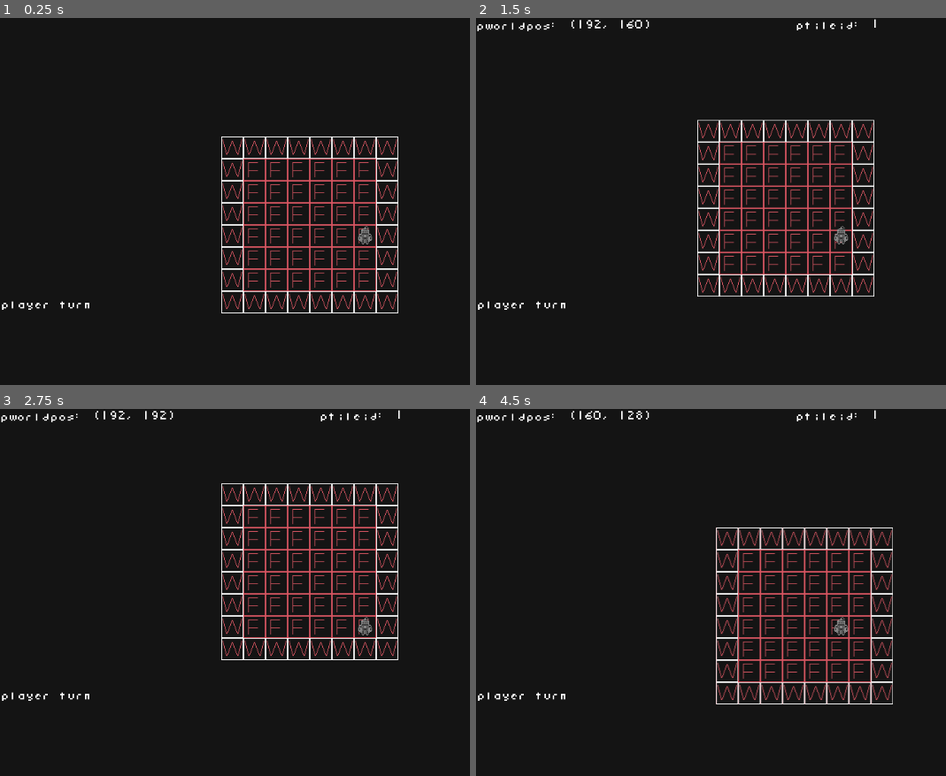
Above: before the commit, frames 1-4 (two rows, left to right).
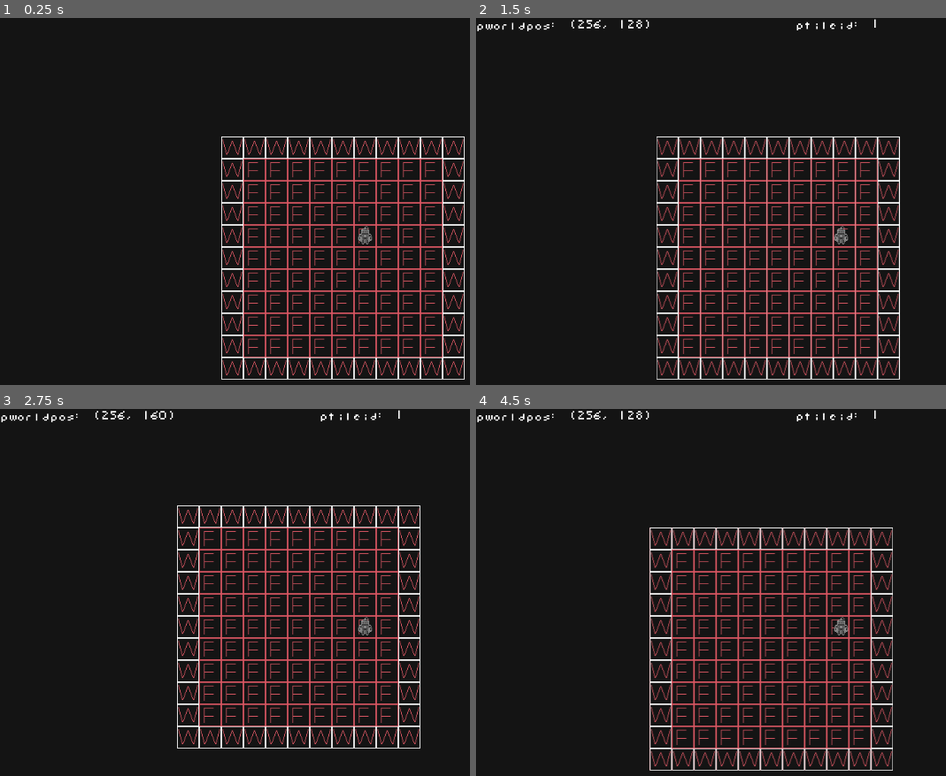
Above: after the commit, the same moments.

Repository: ameigen/Untitled-Roguelike
Game: Godot game, scene res://Game.tscn
Same seed, same stepped clock (60 frames per second), same inputs: the game is played once before the commit and once after it.
Inputs:
- Up to frame 1 (0.25 s): no input
- Up to frame 2 (1.5 s): tap Enter at 0.5 s; hold Right (ui_right) 0.53-1.28 s; tap Space at 1.25 s; hold Down (ui_down) from 1.28 s (still down)
- Up to frame 3 (2.75 s): tap Enter at 2 s; release Down (ui_down) at 2.03 s; hold Right (ui_right) from 2.03 s (still down)
- Up to frame 4 (4.5 s): tap Space at 2.75, 4.25 s; release Right (ui_right) at 2.78 s; hold Up (ui_up) 2.78-3.53 s; tap Enter at 3.5 s; hold Left (ui_left) from 3.53 s (still down)

The runs differ from the first frame. In frame 1, 5.9% of the frame differs, in the area x 0-99%, y 32-99%; in frame 2, 14%, in the area x 0-91%, y 0-99%; in frame 3, 8.5%; in frame 4, 7.1%.

Commit message:
Lerping function added and working.

Diff:
--- a/CanvasLayer.gd
+++ b/CanvasLayer.gd
@@ -1,21 +1,9 @@
 extends CanvasLayer
-
-
-# Declare member variables here. Examples:
-# var a = 2
-# var b = "text"
-
 
 # Called when the node enters the scene tree for the first time.
 func _ready():
 	pass # Replace with function body.
 
-
-# Called every frame. 'delta' is the elapsed time since the previous frame.
-#func _process(delta):
-#	pass
-
-
 func _on_Game_updateDebug(worldPos, tilePos):
 	$PlayerXY.text = "pworldpos: " + str(worldPos)
 	$PlayerTile.text = "ptileid: " + str(tilePos)
--- a/Game.gd
+++ b/Game.gd
@@ -4,12 +4,11 @@
 var playerTurn = true;
 onready var Lerp = $Lerp
 
-#temp for random room size
 
 func _ready():
-	$TileMap._level_generation(7,7)
+	$TileMap._level_generation(10,10)
 
-#Takes in a position(Vec2) and checks if it is a valid tile to move to
+#	Takes in a position(Vec2) and checks if it is a valid tile to move to
 func _tile_Check(position):
 	var check = ($TileMap.get_cellv($TileMap.world_to_map(position)) == 0 or $TileMap.get_cellv($TileMap.world_to_map(position)) == 1)
 	emit_signal("updateDebug",position,$TileMap.get_cellv($TileMap.world_to_map(position)))
@@ -40,13 +39,12 @@
 				playerTurn = false
 				Lerp.lerpToSpot(tempPos, $Player)
 
-#Calculates tile in direction passed, 32units from player
+#	Calculates tile in direction passed, 32units from player
 func _on_Player_playerMove(direction,position):
 	playerMovementHandler(direction, position)
 
-#Itterate through enemies in tree. Once reaching end set playerTurn true
+#	Itterate through enemies in tree. Once reaching end set playerTurn true
 #	Check enemy 'seen' value. If visible lerp animation. Otherwise move
 #   directly to target location if valid movement.
 func _on_Lerp_lerpFinished():
 	playerTurn = true
-	print("MY TURN")
--- a/Game.tscn
+++ b/Game.tscn
@@ -75,6 +75,7 @@
 
 [node name="Lerp" type="Node" parent="."]
 script = ExtResource( 8 )
+lerpDelay = 300
 
 [node name="CanvasLayer" type="CanvasLayer" parent="."]
 script = ExtResource( 6 )
@@ -95,17 +96,6 @@
 margin_right = 703.73
 margin_bottom = 19.6634
 custom_fonts/font = ExtResource( 5 )
-__meta__ = {
-"_edit_use_anchors_": false
-}
-
-[node name="TurnCheck" type="Label" parent="CanvasLayer"]
-margin_left = 3.32413
-margin_top = 408.862
-margin_right = 135.324
-margin_bottom = 424.862
-custom_fonts/font = ExtResource( 5 )
-text = "player turn"
 __meta__ = {
 "_edit_use_anchors_": false
 }
--- a/Lerp.gd
+++ b/Lerp.gd
@@ -1,26 +1,41 @@
 extends Node
 
+onready var startTime
+#sets delay before lerp function jumps object to location (milliseconds)
+export var lerpDelay = 100
 var endLocation
 var target
 var t = 0
+
 signal lerpFinished
 
+#	Disable processing on scene enter.
 func _ready():
 	set_process(false)
 
 func startLerp():
+	startTime = OS.get_ticks_msec()
 	set_process(true)
 
+#	Called by external, takes an end Vec2 and target node
+#	will set start processing and set local variables
 func lerpToSpot(moveVec, object):
 	endLocation = moveVec
 	target = object
 	startLerp()
 
+#Handles lerp to target space. If lerpDelay is passed before
+#object position = target position we set the positions equal.
 func _process(delta):
 	if(target.position == endLocation):
 		t = 0
+		print("lerpingfinished")
 		emit_signal("lerpFinished")
 		set_process(false)
 	else:
-		t += delta *1
-		target.position = target.position.linear_interpolate(endLocation,t)
+		if(OS.get_ticks_msec() - startTime > lerpDelay):
+			target.position = endLocation
+			t = 0
+		else:
+			t += delta *1
+			target.position = target.position.linear_interpolate(endLocation,t)
--- a/Player.gd
+++ b/Player.gd
@@ -1,21 +1,23 @@
 extends Area2D
-signal playerUpdate
 signal playerMove
 
-#enum for cardinal directions
+#	enum for cardinal directions
 enum DIRECTIONS {LEFT, RIGHT, UP, DOWN}
-# Called when the node enters the scene tree for the first time.
+
 func _ready():
 	set_process_input(true)
-	emit_signal("updatePlayer")
 
-#If input event, send direction and position as signal
+#	If input event, send direction and position as signal
 func _input(event):
 	if Input.is_action_pressed("ui_left"):
+		print(event)
 		emit_signal("playerMove",DIRECTIONS.LEFT,self.position)
 	if Input.is_action_pressed("ui_right"):
+		print(event)
 		emit_signal("playerMove",DIRECTIONS.RIGHT,self.position)
 	if Input.is_action_pressed("ui_up"):
+		print(event)
 		emit_signal("playerMove",DIRECTIONS.UP,self.position)
 	if Input.is_action_pressed("ui_down"):
+		print(event)
 		emit_signal("playerMove",DIRECTIONS.DOWN,self.position)
--- a/TileMap.gd
+++ b/TileMap.gd
@@ -1,26 +1,17 @@
 extends TileMap
 
+#sets back bounds for level *UNUSED CURRENTLY*
 var levelWidth = 100
 var levelHeight = 100
-# Declare member variables here. Examples:
-# var a = 2
-# var b = "text"
 
+func _ready():
+	pass
 
-# Called when the node enters the scene tree for the first time.
-func _ready():
-	pass # Replace with function body.
-
-#Basic call to generate a room. Use for basis of procedural algorithm
+#Basic call to generate a  single x*y room. Use for basis of procedural algorithm
 func _level_generation(width, height):
 	for x in range(width+1):
 		for y in range(height+1):
-			print(str(x) + ',' + str(y))
 			if(x == 0 or y == 0 or x == width or y== height):
 				self.set_cell(x,y,2)
 			else:
 				self.set_cell(x,y,1)
-
-# Called every frame. 'delta' is the elapsed time since the previous frame.
-#func _process(delta):
-#	pass
